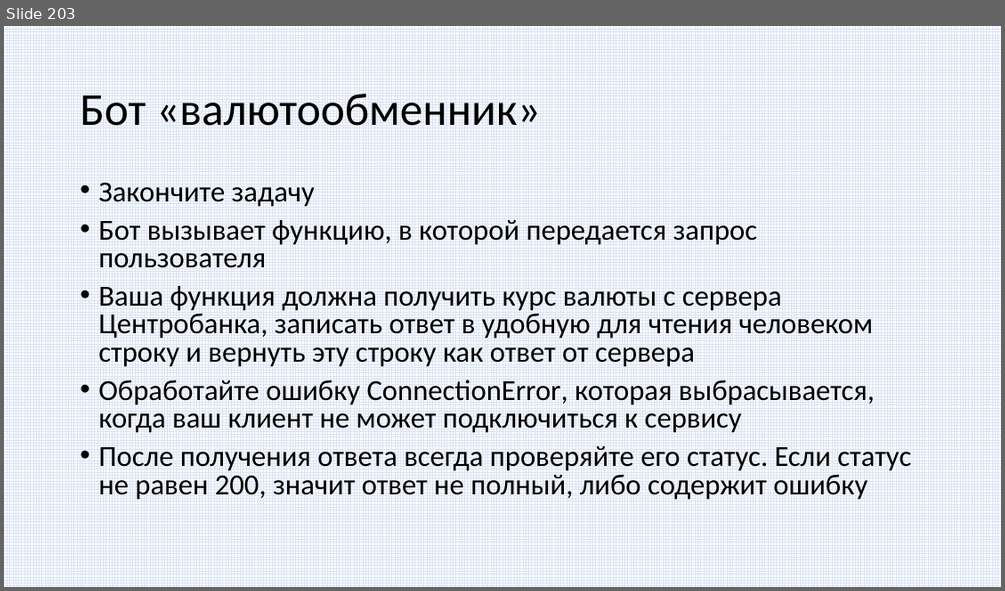
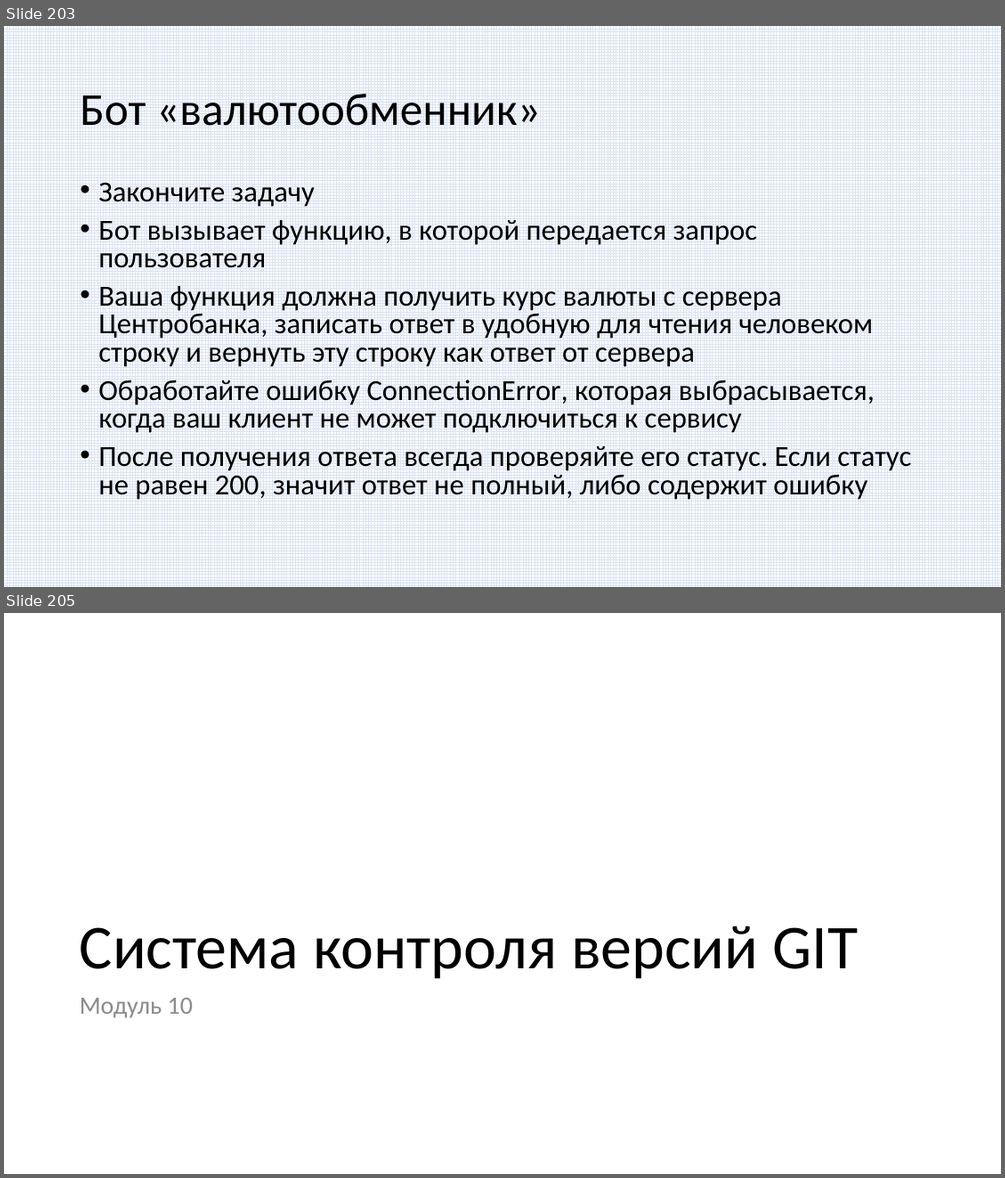
Before and after one commit to paveltsytovich/telegram-course, a slide deck: Presentation/Разработка ботов для телеграмм на Python.pptx. Shown one above the other, each under a label of ours: slide 203 before the commit, slides 203 and 205 after it; the slides between them are not shown. The pictures are 1005x591 and 1005x1178 pixels, drawn with LibreOffice and Linux fonts; fonts in the diff are those of the drawing. Boxes give left, top, right and bottom in pixels: in the first picture for what was removed or moved away, otherwise in the second. Text is boxed around its words. In the diff, an @@ line names an element or a change of style, - is before the commit and + after.

```diff
--- a/Presentation/Разработка ботов для телеграмм на Python.pptx
+++ b/Presentation/Разработка ботов для телеграмм на Python.pptx
@@ slide 205 added at (4,613,1001,1174), background #FFFFFF @@
@@ title added at (80,925,858,979), 60 pt, text #000000 @@
+Система контроля версий GIT
@@ text added at (80,997,193,1018), 24 pt, text #8C8C8C @@
+Модуль 10
```
Also in this commit, not shown: 5 other slides added.
